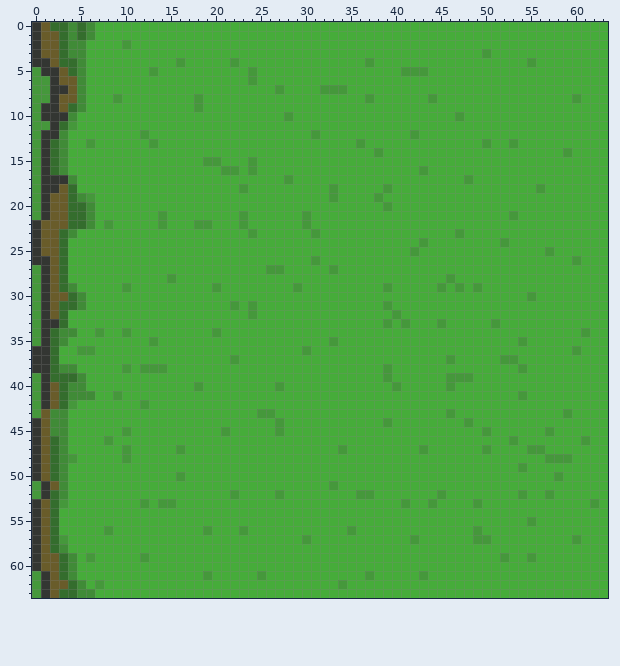
Pixel-art sprite: SO_LONG/textures/wall_right.png. That is the earlier state.
The file is 64x64 pixels.
New version:
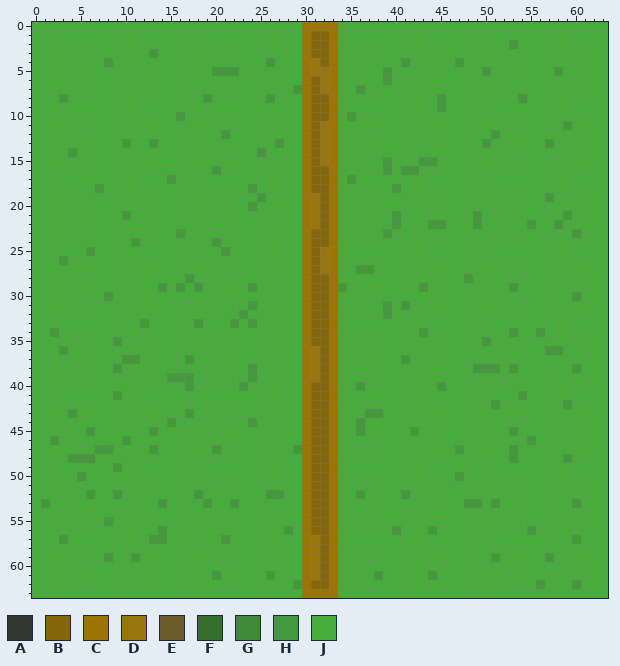
Palette (. is transparent): A #333632  B #85660b  C #9c7400  D #99750f  E #695c2a  F #346d2d  G #408b37  H #45983b  J #46ac3a
Difference:
Changed rows in their new state; - is an unchanged pixel.
first column x 0:
 0 JJJJJJJ-----------------------CCCC-----------------------------
 1 JJJJJJJ-----------------------CBBC-----------------------------
 2 JJJJJJ----J-------------------CBBC-------------------H---------
 3 JJJJJJ-------H----------------CBBC----------------J------------
 4 JJJJJJ--H-------J-----J---H---CDBC---J---H-----H-------J-------
 5 JJJJJJ-------J------HHH-J-----CDDC-----H-JJJ------H-------H----
 6 JJJJJJ------------------J-----CBDC-----H-----------------------
 7 JJJJJJ---------------------J-HCBDCJ-H--------------------------
 8 JJJHJJ---J--------JH------H---CBBC---J------JH--------H-----J--
 9 JJJJJJ------------J-----------CBBC-----------H-----------------
10 JJJJJ-----------H-----------J-CBBC-H-----------J---------------
11 JJJJJ-------------------------CBDC-------------------------H---
12 JJJJ--------J--------H--------CBDC--------J--------H-----------
13 JJJJ--J---H----------------H--CBDC--J----------------J---H-----
14 JJJJH--------------------H----CBDC----J--------------------J---
15 JJJJ---------------JJ---J-----CBDC-----H---HH------------------
16 JJJJ----------------HJJ-J-----CBBC-----H-HHJ-------------------
17 JJJJJ----------H------------J-CBBC-H------------J--------------
18 JJJJJ--H---------------JH-----CBBC-----JH---------------J------
19 JJJJJJJ------------------H----CDBC----J------------------H-----
20 JJJJJJJ-----------------H-----CDBC-----J-----------------------
21 JJJJJJJ---H---J--------J------CDBC------H--------H---J-----H---
22 JJJJJJJ-J-----J---JJ---J------CDBC------H---HH---H-----H--H----
23 JJJJJ-----------H-------J-----CBBC-----H-------J------------H--
24 JJJJ-------H--------H---------CBBC---------J--------J----------
25 JJJJ--H--------------H--------CBDC--------J--------------J-----
26 JJJH--------------------------CBDC--------------------------J--
27 JJJJ----------------------JJ--CBDC--HH-------------------------
28 JJJJ-----------J-H------------CBBC------------J-H--------------
29 JJJJJ-----J---H-H-H-J---H----JCBBCH----J---H-J-J-J---H---------
30 JJJJJJ--H---------------------CBBC---------------------J----H--
31 JJJJJJ----------------J-------CBBC-------H---------------------
32 JJJJ-------------------HJ-----CBBC-----HJ----------------------
33 JJJJ--------H-----H---H-H-----CBBC-----J-J---J-----J-----------
34 JJHJJ--J--J---------J---------CBBC---------H---------H--H----J-
35 JJJJ-----H---J----------------CBBC----------------H---J--------
36 JJJH-JJ-----------------------CDBC-----------------------HH-J--
37 JJJ-------HH-----H----J-------CDBC-------H----J-----JJ---------
38 JJJJJ----HJ-JJJ---------H-----CDBC-----J---------HHH-HJ-----H--
39 JJJJJJ---------HHH------H-----CDBC-----J------JJJ--------------
40 JJJJJJ-----------HJ----H---J--CBBC--H---J----HJ----------------
41 JJJJJJJ-----------------------CBBC-----------------------------
42 JJJJJ-------J-----------------CBBC-----------------H-------H---
43 JJJJH------------H-------JJ---CBBC---HH-------J------------J---
44 JJJJ-----------H--------H--J--CBBC--H--J--------J--------------
45 JJJJ--H---J--H-------J-----J--CBBC--H-----H-------J--H---J-----
46 JJHJ----J-H-------------------CBBC-------------------J-H-----J-
47 JJJJ---HH-J--H--J---H--------HCBBCJ--------J---H--J--H-JJ------
48 JJJJ-HH---J-------------------CBBC-------------------H---JJ----
49 JJJJ-----H--------------------CBBC--------------------J--------
50 JJJJ-H----------J-------------CBBC-------------H----------J----
51 JJJJ--------------------------CBBC-----------------------------
52 JJJJ--H--H--------H---J---H---CBBC---J---H---J--------J--J-----
53 JHJJ--------J--J---H--H-------CBBC-------J--J---H--H--------H-J
54 JJJ---------------------------CBBC-----------------------------
55 JJJ-----H---------------------CBBC---------------------J-------
56 JJJ-----J-----H----J---J----H-CBBC-J----H---H----J-----H-------
57 JJJ----------HH------H--------CDBC--------J------JJ------------
58 JJJJ--------------------------CDBC-----------------------------
59 JJJJJ-J-H--HJ-----------------CDBC-----------------HJ--J-H-----
60 JJJJJ-------------------------CDBC-----------------------------
61 JJJJJ--------------JH----JH---CDBC---JH----JH------------------
62 JJJJJJ-J---------------------HCBBCJ---------------------H---H--
63 JJJJJJJ-----------------------CCCC-----------------------------
Pixel boxes of the changes (left, top, right, bottom) in both pictures:
changed: (32, 22, 599, 598)
